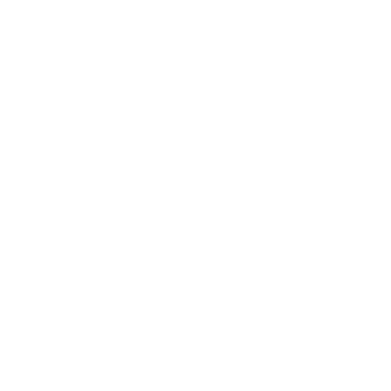
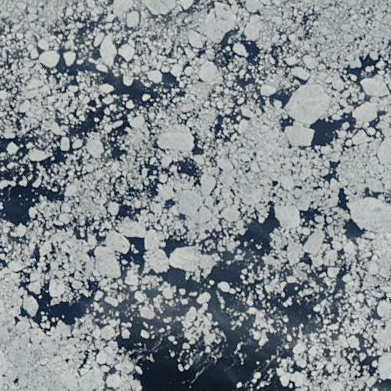
The second 391 × 391 image is a revision of the first. Changes to its layers:
added layer "382_laptev_sea_100km_20160904.terra.truecolor.250m" above "Background" over left=0, top=0, right=391, bottom=391
